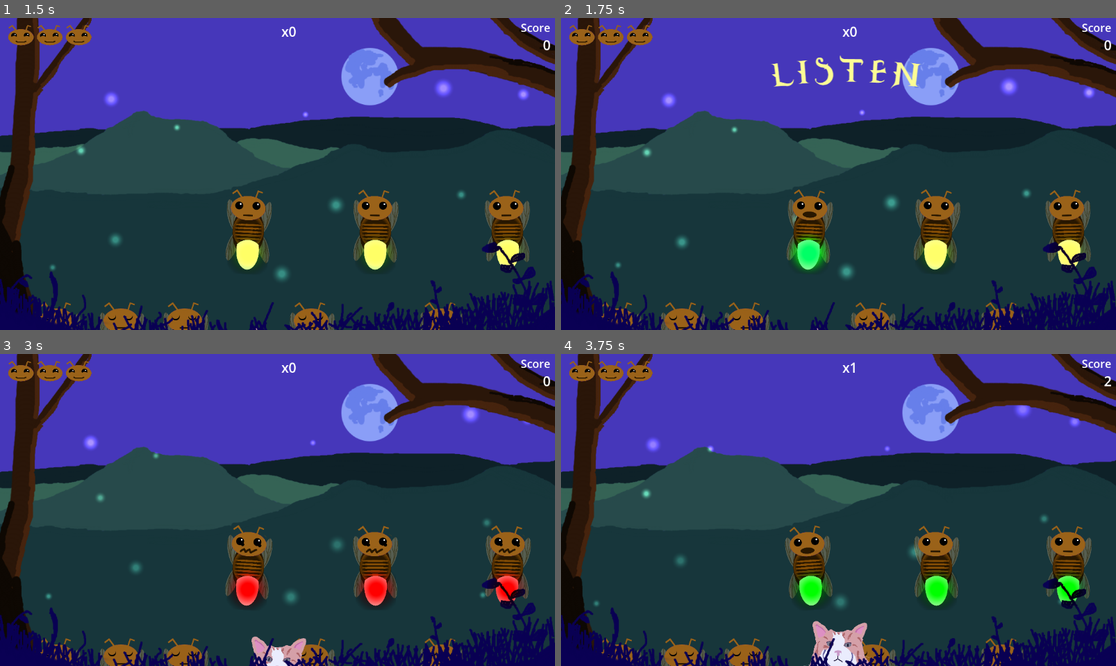
Above: before the commit, frames 1-4 (two rows, left to right).
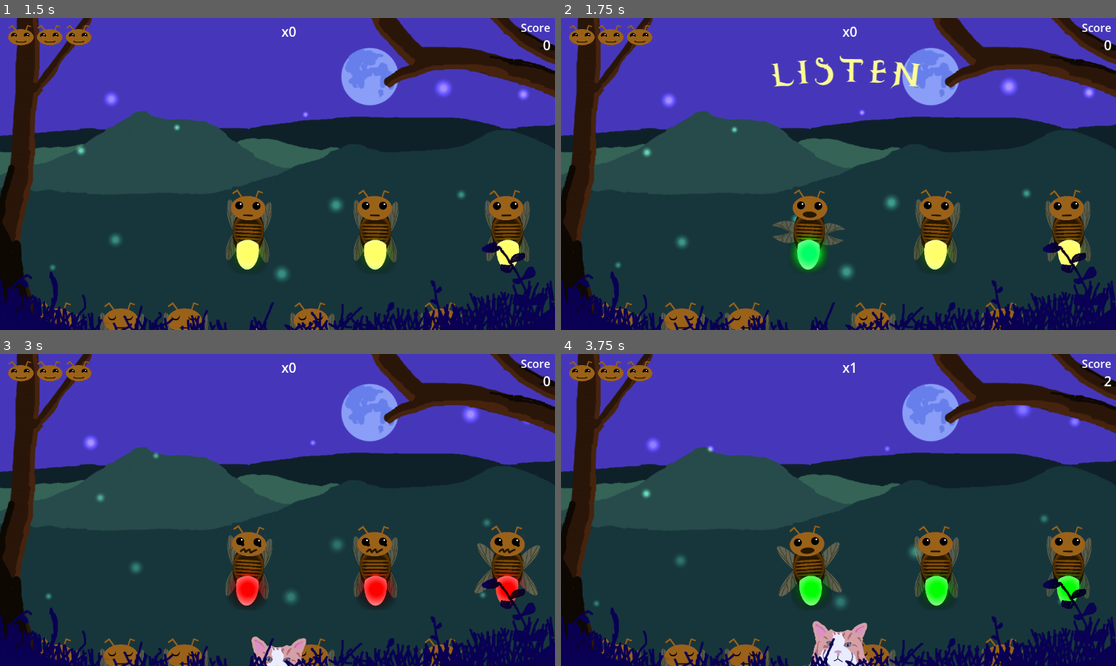
Above: after the commit, the same moments.

Repository: Kaijiro/ld56
Game: Godot game, scene res://scenes/menu.tscn
Two runs of this game, one before a commit and one after it. Both use one fixed random seed, a clock stepped at 60 frames per second and the inputs below. Sound files missing from this copy of the repository are replaced by a short silence.
Inputs (mouse positions are in pixels of both pictures, inside the frame that each line leads up to):
- Up to frame 1 (1.5 s): click "Classic mode" at 0.5 s; move the mouse to (249, 233) at 1.27 s; click (249, 233) at 1.35 s
- Up to frame 2 (1.75 s): no input
- Up to frame 3 (3 s): move the mouse to (377, 569) at 2.02 s; click (377, 569) at 2.1 s; move the mouse to (505, 569) at 2.77 s; click (505, 569) at 2.85 s
- Up to frame 4 (3.75 s): move the mouse to (810, 572) at 3.52 s; click (810, 572) at 3.6 s

Frame 1 is identical in both runs. In frame 2, 0.6% of the frame differs, in the area x 38-52%, y 58-79%; in frame 3, 0.5%; in frame 4, 0.6%.

Commit message:
singin' make me fly

Diff:
--- a/scripts/firefly.gd
+++ b/scripts/firefly.gd
@@ -123,7 +123,9 @@
 
 # For GameEngine to make this firefly sing in the SimonSequence
 func sing() -> void:
+    self.is_idle = false
     self.head.play("sing")
+    self.body_a.play("fly")
     self.isPulsing = false
     self.tail_light.energy = max_energy
     self.tail_light.color = singing_light
@@ -134,11 +136,12 @@
     self.idle()
 
 func idle() -> void:
+    self.is_idle = true;
     self.head.play("idle")
     self.isPulsing = true
     self.isPulseUp = false
     self.tail_light.color = idle_light
-    self.is_idle = true;
+
 
 # When player has clicked on a firefly
 func activate() -> void:
